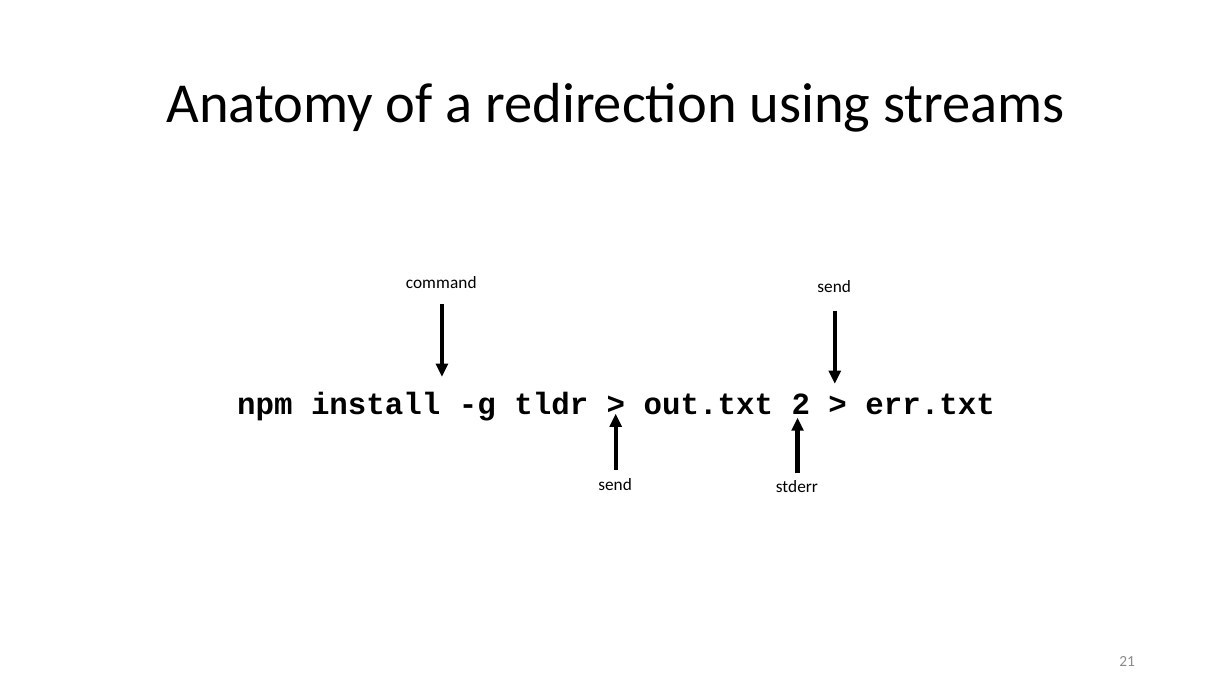
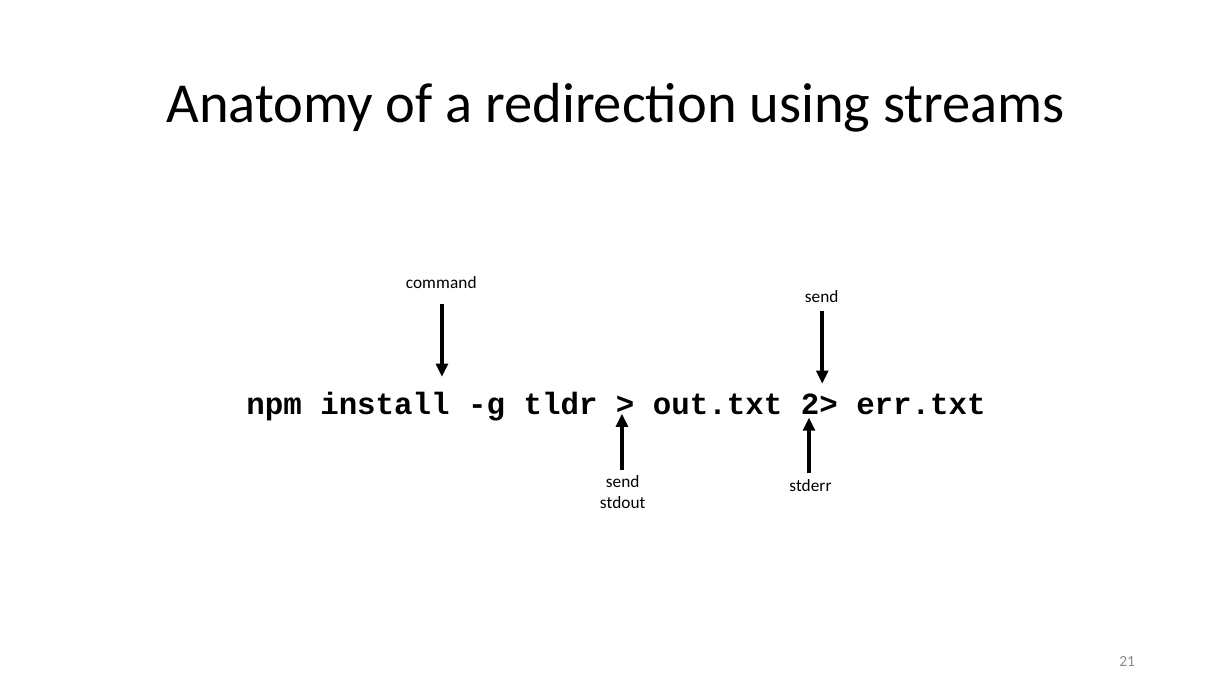
Before and after one commit to ketancmaheshwari/lisa19, a slide deck: slide 21 of lpt_LISA.pptx. Drawn at 1232x693 pixels with LibreOffice and Linux fonts; fonts in the diff are those of the drawing. Boxes give left, top, right and bottom in pixels: in the first picture for what was removed or moved away, otherwise in the second. Text is boxed around its words. In the diff, an @@ line names an element or a change of style, - is before the commit and + after.

```diff
--- a/lpt_LISA.pptx
+++ b/lpt_LISA.pptx
@@ text "send": place and size @@
-text "send" at (817, 280, 851, 292)
+text "send" at (805, 290, 839, 302)
@@ arrow moved from (835, 310) - (835, 383) to (822, 310) - (822, 383) @@
@@ text at (246, 392, 985, 423): spaces changed @@
-  npm install -g tldr > out.txt 2 > err.txt
+  npm install -g tldr > out.txt 2> err.txt
@@ arrow moved from (616, 469) - (616, 414) to (622, 469) - (622, 414) @@
@@ arrow moved from (797, 473) - (797, 418) to (809, 473) - (809, 418) @@
@@ text at (606, 475, 640, 487): alignment left to centre @@
@@ text "stderr": place and size @@
-text "stderr" at (776, 480, 818, 492)
+text "stderr" at (789, 479, 831, 491)
@@ text at (600, 496, 645, 508): paragraph added @@
+stdout
```
Also in this commit, not shown: 19 other slides changed, 1 other file.
